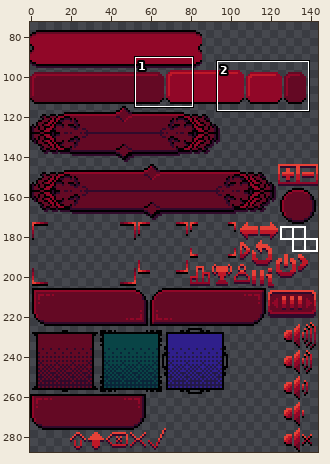
Sprite sheet, stored at Assets/Sprites/ButtonsUI.png. Above: a wide view before the commit, with the close-up outlined.
Close-up. First the earlier version:
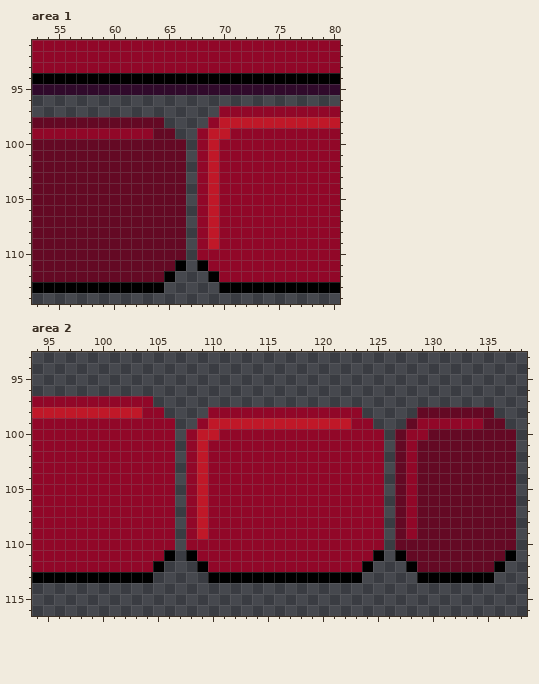
The file is 144x288 pixels. Shown: area 1: x 53..80, y 91..114; area 2: x 94..138, y 93..116. The wide view leaves out empty margins. The commit also changed other parts of the picture, which this record leaves out.
The result:
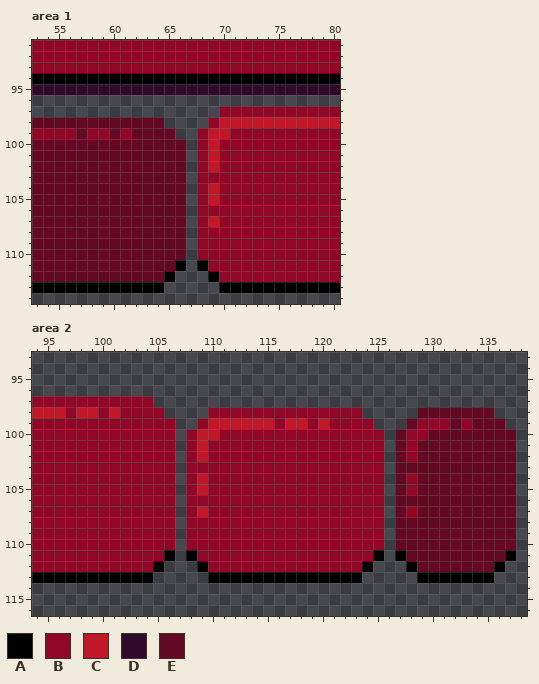
Palette (. is transparent): A #000000  B #910728  C #c01828  D #300a2b  E #640924
From old to new:
--- area 1
@@ x 55..65 @@
  98 EEEEEEEEEE.
- 99 BBBBBBBBBEE
+ 99 BBEBBEBEEEE
 100 EEEEEEEEEEE
@@ x 67..71 @@
 102 .BCBB
-103 .BCBB
+103 .BBBB
 104 .BCBB
 105 .BCBB
-106 .BCBB
+106 .BBBB
 107 .BCBB
-108 .BCBB
-109 .BCBB
+108 .BBBB
+109 .BBBB
 110 .BBBB
--- area 2
@@ x 94..138 @@
  97 BBBBBBBBBBB..................................
- 98 CCCCCCCCCCBB....BBBBBBBBBBBBBB.....EEEEEEE...
- 99 BBBBBBBBBBBBB..BCCCCCCCCCCCCCBB...EBBBBBBEE..
+ 98 CCCBCCBCBBBB....BBBBBBBBBBBBBB.....EEEEEEE...
+ 99 BBBBBBBBBBBBB..BCCCCCCBCCBCBBBB...EBBBEBEEE..
 100 BBBBBBBBBBBBB.BCCBBBBBBBBBBBBBBB.EBBEEEEEEEE.
@@ x 107..130 @@
 102 .BCBBBBBBBBBBBBBBBB.EBEE
-103 .BCBBBBBBBBBBBBBBBB.EBEE
+103 .BBBBBBBBBBBBBBBBBB.EEEE
 104 .BCBBBBBBBBBBBBBBBB.EBEE
 105 .BCBBBBBBBBBBBBBBBB.EBEE
-106 .BCBBBBBBBBBBBBBBBB.EBEE
+106 .BBBBBBBBBBBBBBBBBB.EEEE
 107 .BCBBBBBBBBBBBBBBBB.EBEE
-108 .BCBBBBBBBBBBBBBBBB.EBEE
-109 .BCBBBBBBBBBBBBBBBB.EBEE
+108 .BBBBBBBBBBBBBBBBBB.EEEE
+109 .BBBBBBBBBBBBBBBBBB.EEEE
 110 .BBBBBBBBBBBBBBBBBB.EEEE
Where, in picture pixels (left, top, right, bottom), the same in both close-ups:
changed: (76, 128, 153, 139)
changed: (208, 172, 219, 249)
changed: (65, 407, 142, 418)
changed: (274, 418, 351, 429)
changed: (406, 418, 483, 539)
changed: (197, 462, 208, 539)
